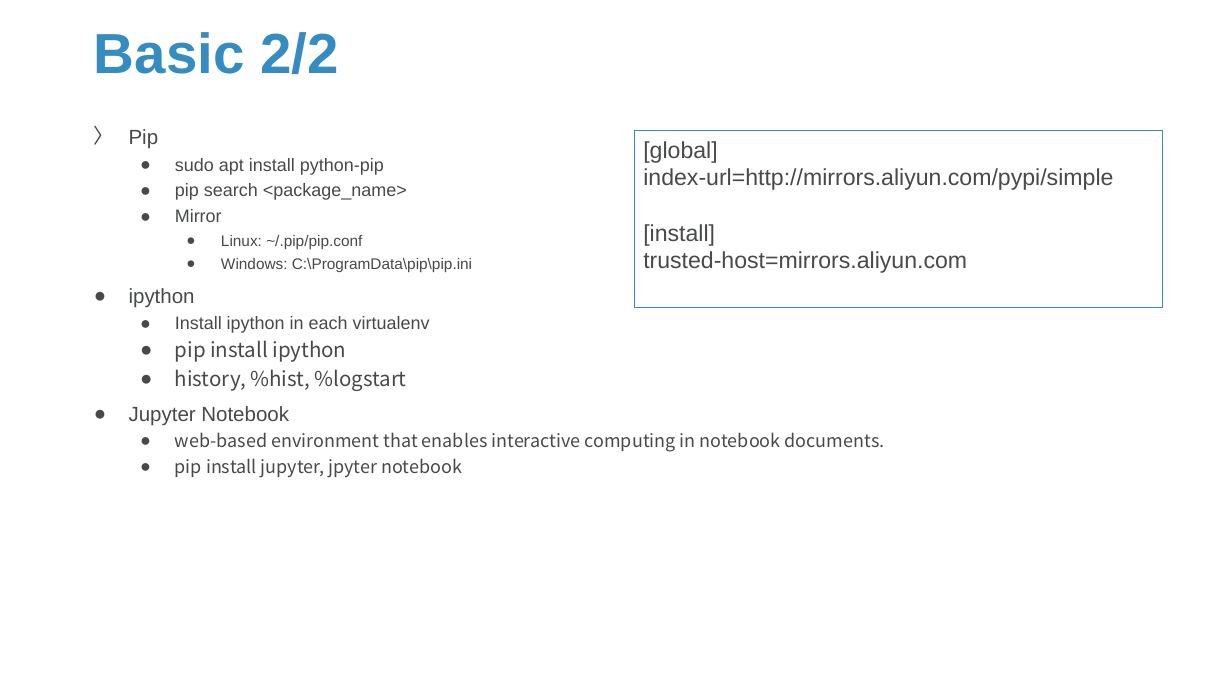
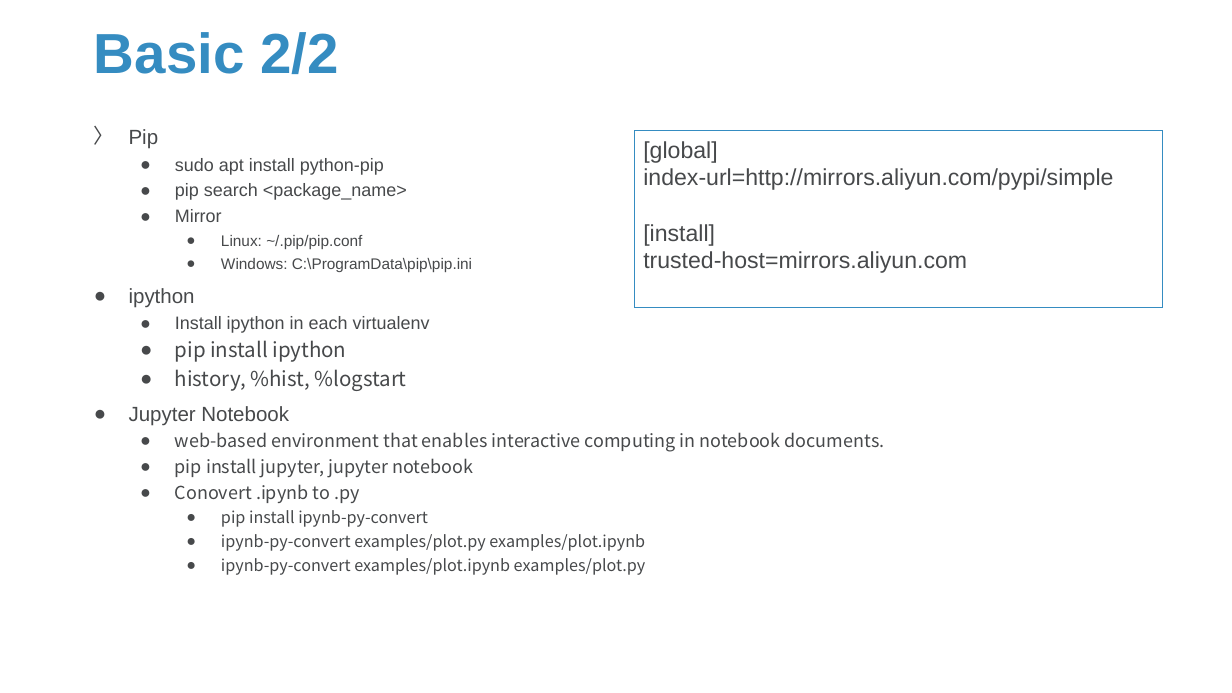
Before and after one commit to Sparks-Lu/TechNotes, a slide deck: slide 4 of Python/Python-Notes.pptx. Drawn at 1232x693 pixels with LibreOffice and Linux fonts; fonts in the diff are those of the drawing; background and template pictures are left out. Boxes give left, top, right and bottom in pixels: in the first picture for what was removed or moved away, otherwise in the second. Text is boxed around its words. In the diff, an @@ line names an element or a change of style, - is before the commit and + after.

```diff
--- a/Python/Python-Notes.pptx
+++ b/Python/Python-Notes.pptx
@@ text at [175, 458, 645, 575]: text changed; size 14 to 12.6 pt @@
-  ● pip install jupyter, jpyter notebook
+  ● pip install jupyter, jupyter notebook
+  ● Conovert .ipynb to .py
+    ● pip install ipynb-py-convert
+    ● ipynb-py-convert examples/plot.py examples/plot.ipynb
+    ● ipynb-py-convert examples/plot.ipynb examples/plot.py
```
Also in this commit, not shown: 13 other slides changed, 12 slides added, 23 other files.
